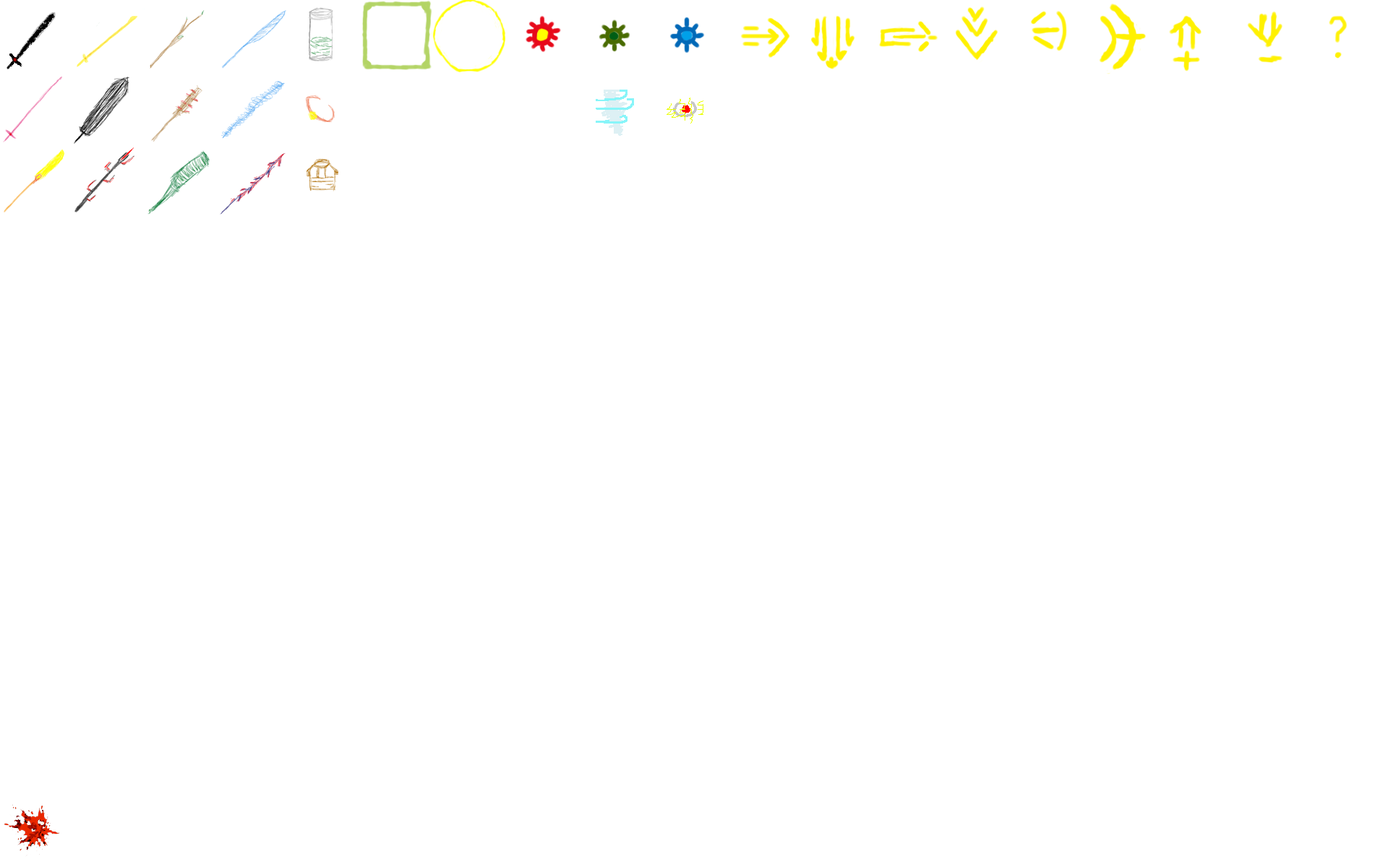
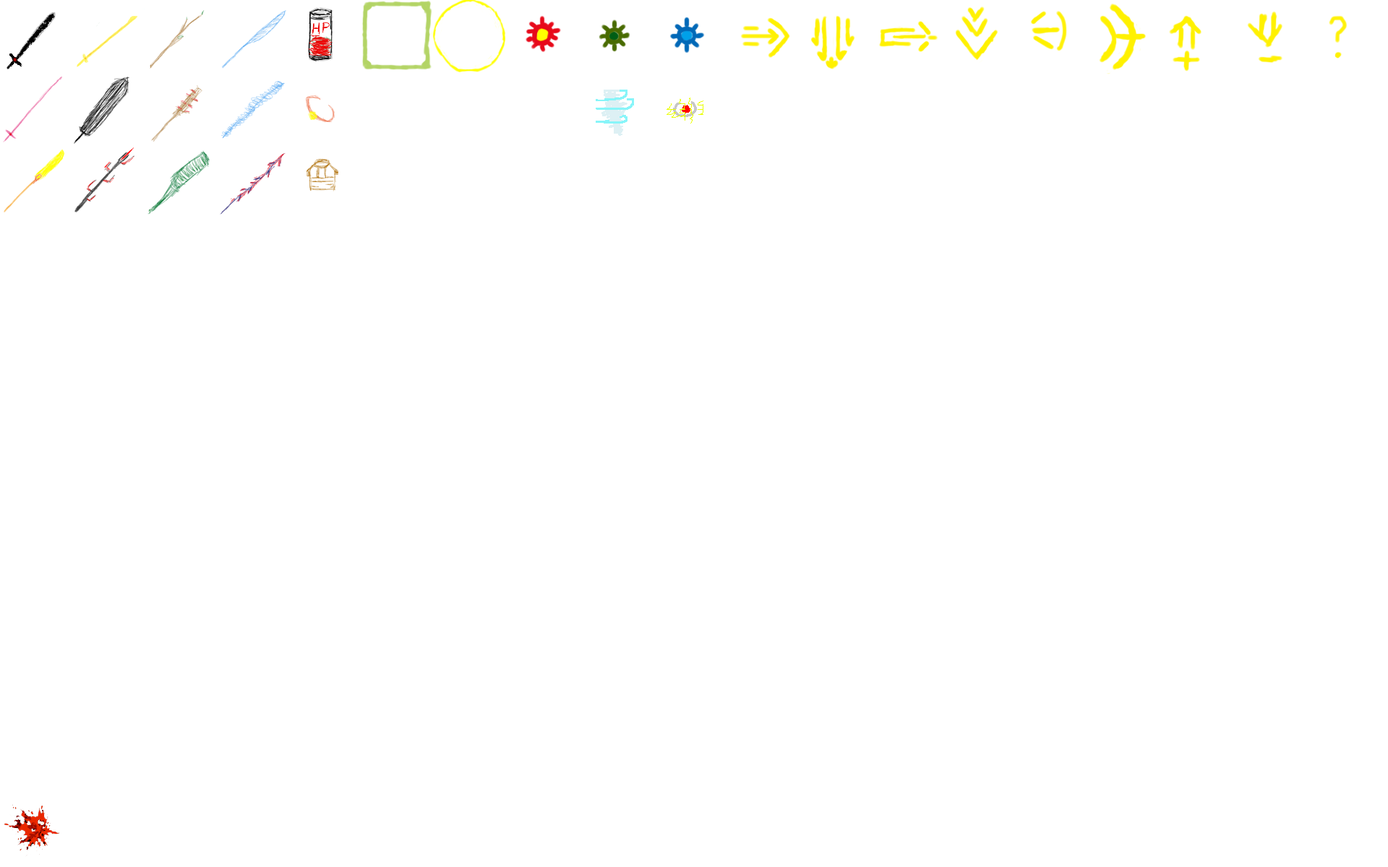
Before/after of a 1388 x 867 layered artwork. What changed in the layer stack:
painted on "图层 2" over [307, 8, 333, 62]
